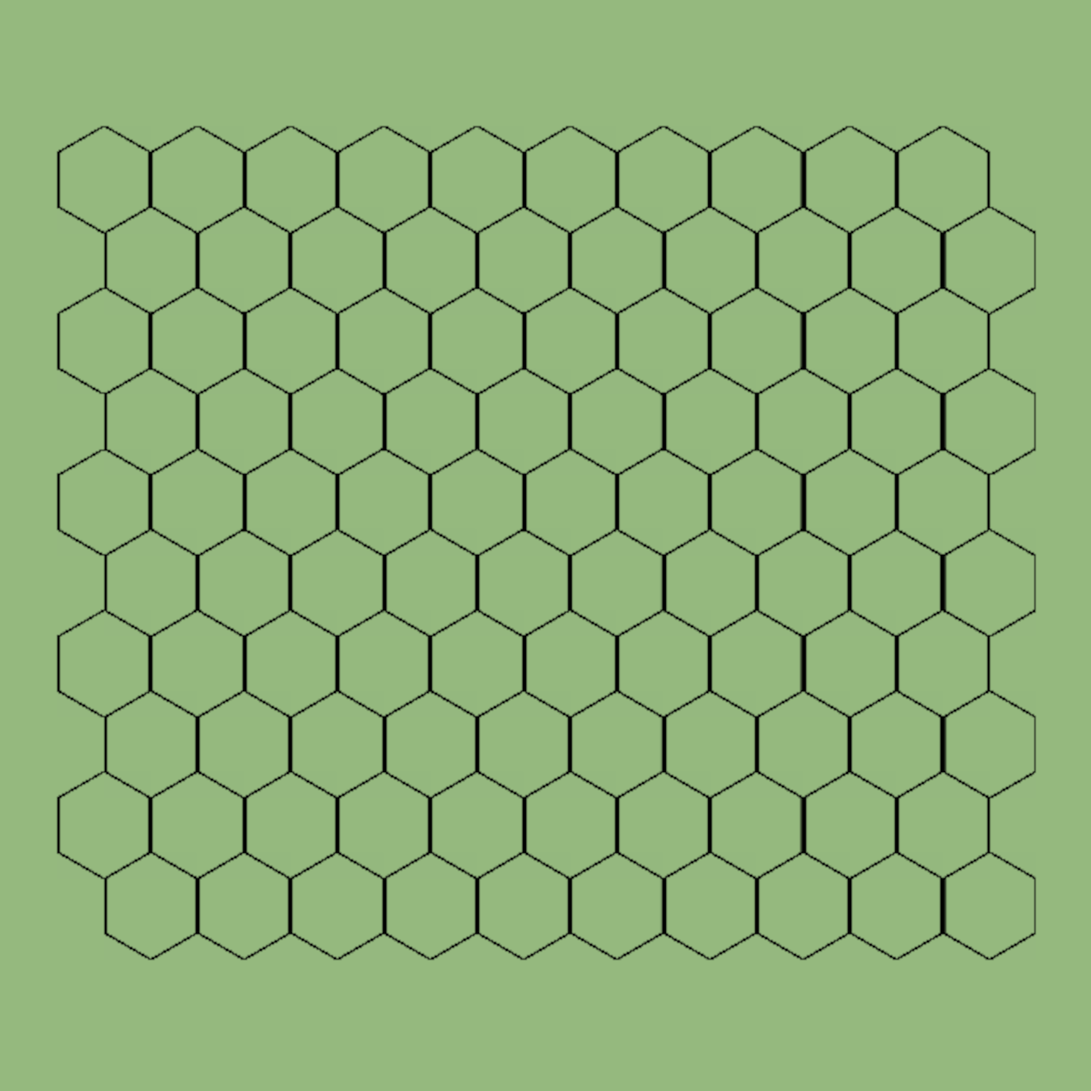
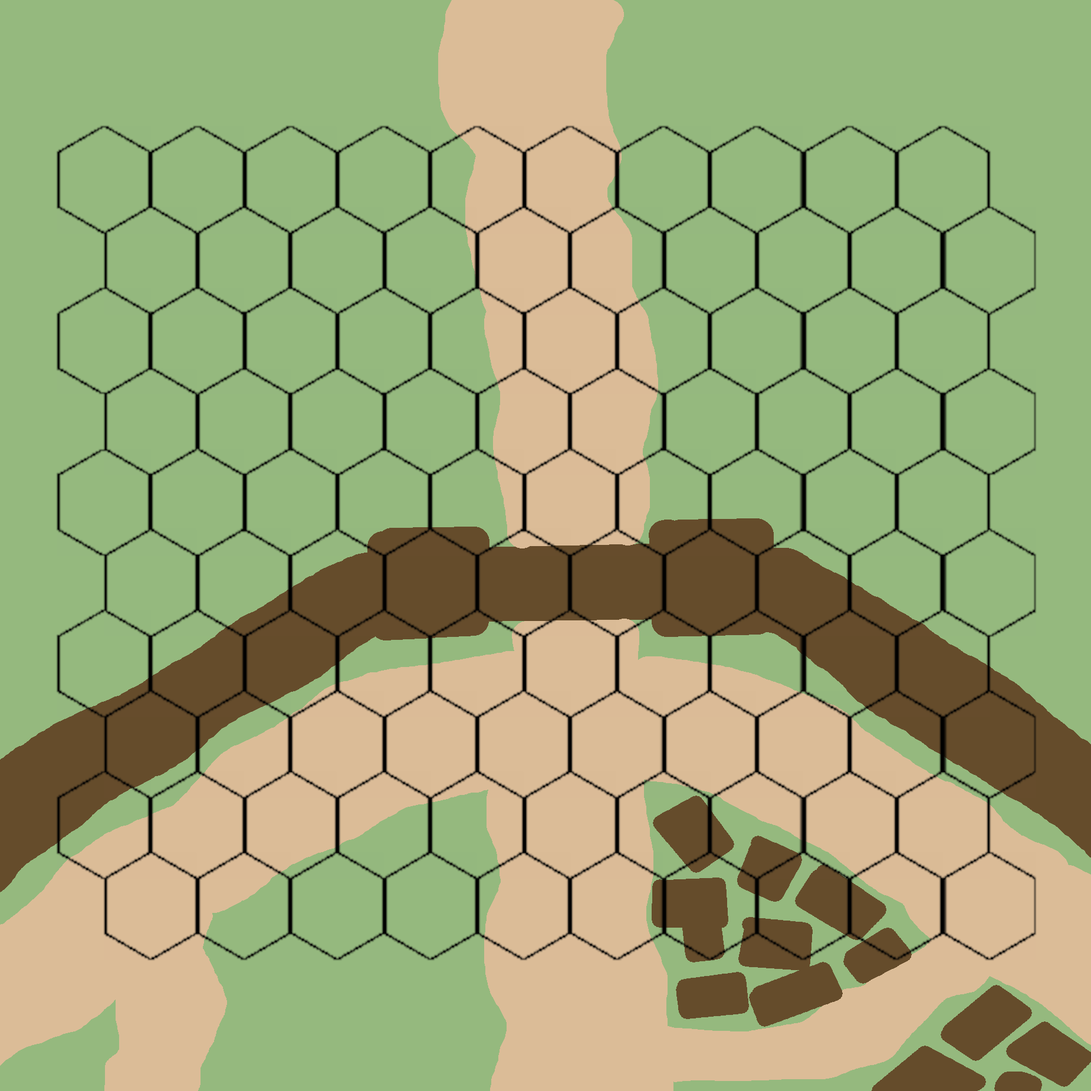
Before/after of a (1091, 1091) layered artwork. What changed in the layer stack:
painted on "ColourMap" over [0, 0, 1091, 1091]
